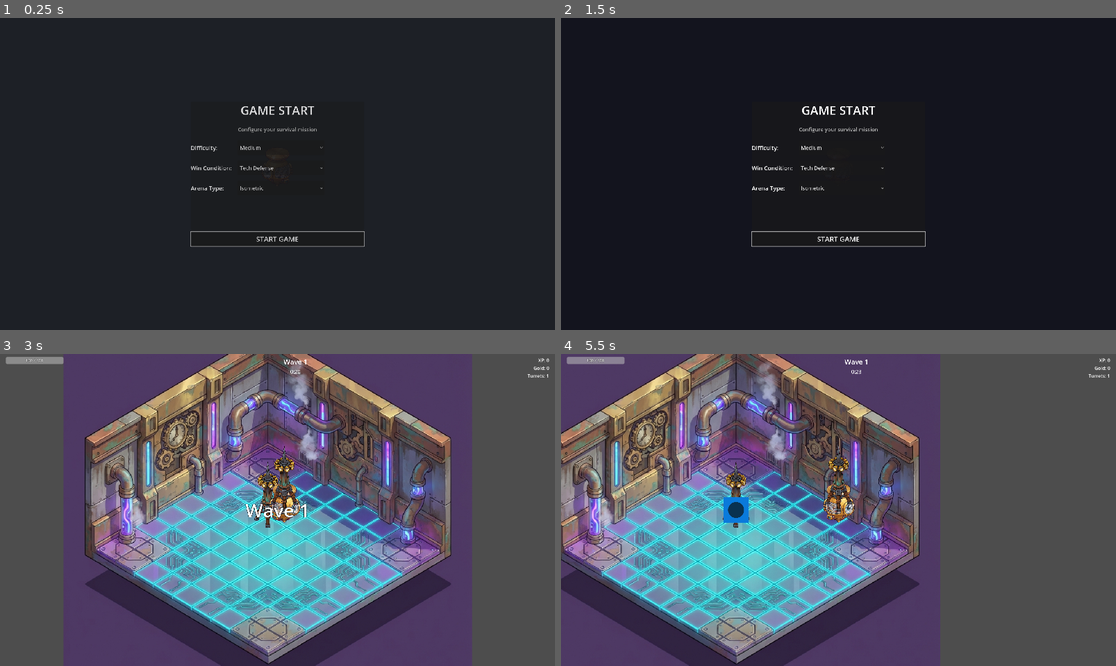
Above: before the commit, frames 1-4 (two rows, left to right).
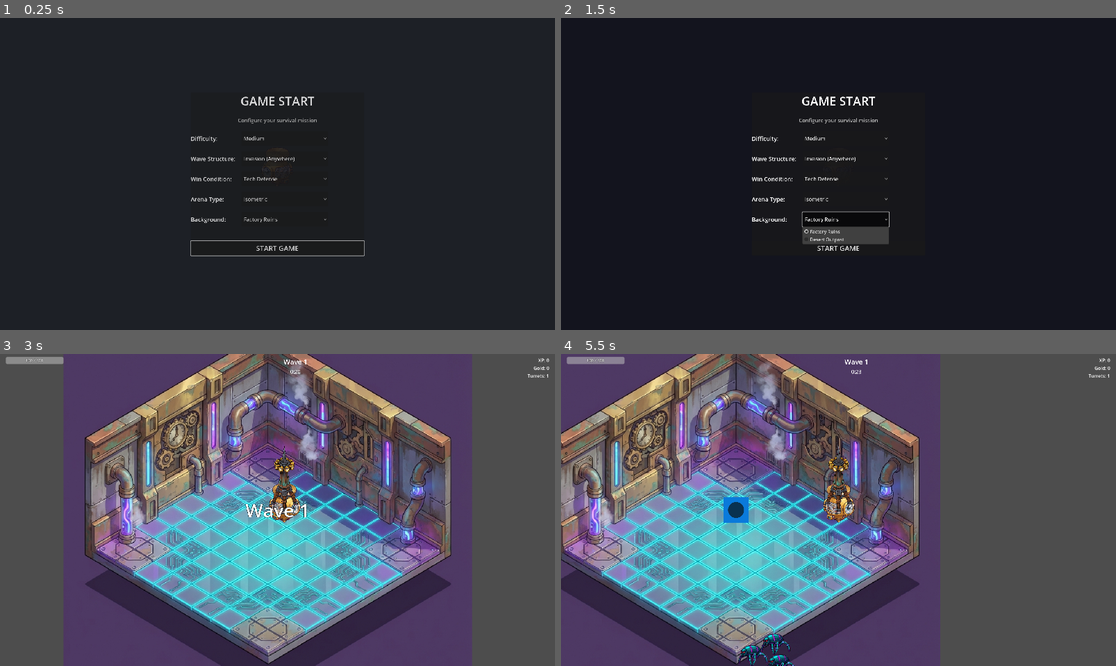
Above: after the commit, the same moments.

Repository: arebolledo2/turret-game
Game: Godot game, scene res://scenes/main.tscn
Two runs of this game, one before a commit and one after it. Both use one fixed random seed, a clock stepped at 60 frames per second and the inputs below.
Inputs (mouse positions are in pixels of both pictures, inside the frame that each line leads up to):
- Up to frame 1 (0.25 s): no input
- Up to frame 2 (1.5 s): click (844, 158) at 0.5 s, where only the run after the commit has a clickable "Invasion (Anywhere)"; click (844, 220) at 1.25 s, where only the run after the commit has a clickable "Factory Ruins"
- Up to frame 3 (3 s): click "START GAME" at 2 s; tap Enter at 2.75 s; move the mouse to (399, 494) at 2.77 s; hold D (move_right) from 2.78 s (still down); tap F (pickup_turret) at 2.85 s; click (399, 494) at 2.92 s
- Up to frame 4 (5.5 s): release D (move_right) at 3.5 s; drag from (727, 525) to (849, 510) at 3.52 s; move the mouse to (894, 441) at 4.27 s; hold D (move_right) 4.28-5 s; hold Shift 4.28-5 s; drag from (810, 572) to (849, 510) at 5.02 s

The runs differ from the first frame. In frame 1, 1.6% of the frame differs, in the area x 34-66%, y 25-77%; in frame 2, 2.2%, in the area x 34-66%, y 25-75%; in frame 3, 0.3%; in frame 4, 0.7%.

Commit message:
feat: Implement initial game management, HUD, and game flow including start settings and wave progression.

Diff:
--- a/scenes/ui/hud.tscn
+++ b/scenes/ui/hud.tscn
@@ -798,6 +798,16 @@
 layout_mode = 2
 theme_override_font_sizes/font_size = 18
 
+[node name="SpawnLabel" type="Label" parent="StartSettings/Panel/VBoxContainer/SettingsGrid"]
+layout_mode = 2
+theme_override_font_sizes/font_size = 20
+text = "Wave Structure:"
+
+[node name="SpawnDropdown" type="OptionButton" parent="StartSettings/Panel/VBoxContainer/SettingsGrid"]
+custom_minimum_size = Vector2(300, 50)
+layout_mode = 2
+theme_override_font_sizes/font_size = 18
+
 [node name="ModeLabel" type="Label" parent="StartSettings/Panel/VBoxContainer/SettingsGrid"]
 layout_mode = 2
 theme_override_font_sizes/font_size = 20
@@ -814,6 +824,16 @@
 text = "Arena Type:"
 
 [node name="ArenaDropdown" type="OptionButton" parent="StartSettings/Panel/VBoxContainer/SettingsGrid"]
+custom_minimum_size = Vector2(300, 50)
+layout_mode = 2
+theme_override_font_sizes/font_size = 18
+
+[node name="BGLabel" type="Label" parent="StartSettings/Panel/VBoxContainer/SettingsGrid"]
+layout_mode = 2
+theme_override_font_sizes/font_size = 20
+text = "Background:"
+
+[node name="BGDropdown" type="OptionButton" parent="StartSettings/Panel/VBoxContainer/SettingsGrid"]
 custom_minimum_size = Vector2(300, 50)
 layout_mode = 2
 theme_override_font_sizes/font_size = 18
--- a/scripts/arena_setup.gd
+++ b/scripts/arena_setup.gd
@@ -48,8 +48,9 @@
 	if not Events.isometric_debug_toggled.is_connected(_on_isometric_debug_toggled):
 		Events.isometric_debug_toggled.connect(_on_isometric_debug_toggled)
 		print("DEBUG: Arena connected to isometric_debug_toggled signal")
-	else:
-		print("DEBUG: Arena ALREADY connected to isometric_debug_toggled signal")
+
+	if not Events.arena_background_selected.is_connected(_on_arena_background_selected):
+		Events.arena_background_selected.connect(_on_arena_background_selected)
 
 	# Wait for game mode to be set before configuring arena
 	# If game is already started, setup now; otherwise wait for signal
@@ -76,6 +77,12 @@
 	pass
 
 
+func _on_arena_background_selected(index: int) -> void:
+	current_bg_index = index
+	if ArenaBoundsService.is_isometric():
+		_apply_current_background()
+
+
 func setup_arena() -> void:
 	# Ensure arena is behind all gameplay entities
 	z_index = -10
--- a/scripts/autoload/events.gd
+++ b/scripts/autoload/events.gd
@@ -73,7 +73,7 @@
 signal show_game_mode_select()
 signal game_mode_selected(game_mode: int)
 signal show_start_settings()
-signal start_settings_applied(difficulty: int, spawn_mode: int, win_mode: int, arena_mode: int)
+signal start_settings_applied(difficulty: int, spawn_mode: int, win_mode: int, arena_mode: int, bg_index: int)
 signal update_hud()
 
 # Player Progression Events
@@ -86,3 +86,4 @@
 signal tunnel_door_spawned(door: Node2D, position: Vector2)
 signal tunnel_door_progress_changed(current_hp: float, max_hp: float)
 signal tunnel_door_breached()
+signal arena_background_selected(index: int)
--- a/scripts/game_manager.gd
+++ b/scripts/game_manager.gd
@@ -65,7 +65,6 @@
 
 func _on_game_mode_selected(game_mode: int) -> void:
 	Globals.set_game_mode(game_mode as GameEnums.GameMode)
-	start_game()
 
 
 func show_start_settings() -> void:
@@ -73,14 +72,15 @@
 	Events.show_start_settings.emit()
 
 
-func _on_start_settings_applied(difficulty: int, spawn_mode: int, win_mode: int, arena_mode: int) -> void:
+func _on_start_settings_applied(difficulty: int, spawn_mode: int, win_mode: int, arena_mode: int, bg_index: int) -> void:
 	Globals.set_difficulty(difficulty as GameEnums.Difficulty)
 	GameModeService.set_mode(spawn_mode as GameEnums.GameMode)
 	GameModeService.set_mode(win_mode as GameEnums.GameMode)
 	GameModeService.set_mode(arena_mode as GameEnums.GameMode)
 
-	# Notify systems that depend on game mode (like ArenaSetup)
+	# Notify systems that depend on game mode
 	Events.game_mode_selected.emit(win_mode)
+	Events.arena_background_selected.emit(bg_index)
 
 	start_game()
 
@@ -90,6 +90,10 @@
 # =============================================================================
 
 func start_game() -> void:
+	# Guard against double-starting within the same process
+	if Globals.is_game_active:
+		return
+
 	# Store modes before reset
 	var spawn_mode = Globals.game_mode_service.active_modes.get("spawn_location")
 	var win_mode = Globals.game_mode_service.active_modes.get("win_condition")
--- a/scripts/hud.gd
+++ b/scripts/hud.gd
@@ -215,8 +215,10 @@
 		"container": start_settings_screen,
 		"panel": $StartSettings/Panel,
 		"difficulty_dropdown": $StartSettings/Panel/VBoxContainer/SettingsGrid/DifficultyDropdown,
+		"spawn_dropdown": $StartSettings/Panel/VBoxContainer/SettingsGrid/SpawnDropdown,
 		"mode_dropdown": $StartSettings/Panel/VBoxContainer/SettingsGrid/ModeDropdown,
 		"arena_dropdown": $StartSettings/Panel/VBoxContainer/SettingsGrid/ArenaDropdown,
+		"bg_dropdown": $StartSettings/Panel/VBoxContainer/SettingsGrid/BGDropdown,
 		"start_button": $StartSettings/Panel/VBoxContainer/StartButton,
 	}, self)
 
--- a/scripts/registries/game_mode_registry.gd
+++ b/scripts/registries/game_mode_registry.gd
@@ -8,13 +8,13 @@
 	GameEnums.GameMode.SENTINEL: {
 		"name": "Sentinel",
 		"description": "Enemies spawn near the arena edges.",
-		"group": "spawn_location",
-		"is_default": true
+		"group": "spawn_location"
 	},
 	GameEnums.GameMode.INVASION: {
 		"name": "Invasion",
 		"description": "Enemies can spawn anywhere in the arena.",
-		"group": "spawn_location"
+		"group": "spawn_location",
+		"is_default": true
 	},
 	# Win condition modes
 	GameEnums.GameMode.SURVIVAL: {
--- a/scripts/turret_manager.gd
+++ b/scripts/turret_manager.gd
@@ -43,7 +43,7 @@
 	Events.turret_spawned.emit(turret, spawn_pos)
 
 func find_valid_spawn_position(player: Node2D, max_attempts: int = 50) -> Vector2:
-	var margin := 50.0  # Keep away from edges
+	var margin := 50.0 # Keep away from edges
 
 	for i in max_attempts:
 		# Random position within arena (handles both rectangular and isometric modes)
@@ -52,7 +52,7 @@
 		if is_position_valid(pos, player):
 			return pos
 
-	return Vector2.INF  # Failed to find valid position
+	return Vector2.INF # Failed to find valid position
 
 func is_position_valid(pos: Vector2, player: Node2D) -> bool:
 	# Check distance from player
@@ -123,6 +123,15 @@
 		push_error("Turret scene not loaded!")
 		return
 
+	# Prevent double spawning
+	if not turrets.is_empty():
+		for t in turrets:
+			if is_instance_valid(t):
+				t.queue_free()
+		turrets.clear()
+		Globals.turret_counts.clear()
+		Globals.turrets_spawned = 0
+
 	# Spawn at arena center (0, 0)
 	var spawn_pos := Vector2.ZERO
 
@@ -165,7 +174,7 @@
 
 	# First turret of the game spawns next to player
 	if Globals.turrets_spawned == 0 and player:
-		spawn_pos = player.global_position + Vector2(80, 0)  # 80 pixels to the right
+		spawn_pos = player.global_position + Vector2(80, 0) # 80 pixels to the right
 	else:
 		spawn_pos = find_valid_spawn_position(player)
 
@@ -204,7 +213,7 @@
 		if not is_instance_valid(turret):
 			continue
 		var distance := position.distance_to(turret.global_position)
-		if distance <= radius and distance > 0.1:  # Exclude self (small epsilon for floating point)
+		if distance <= radius and distance > 0.1: # Exclude self (small epsilon for floating point)
 			nearby.append(turret)
 	return nearby
 
--- a/scripts/ui/start_settings.gd
+++ b/scripts/ui/start_settings.gd
@@ -4,8 +4,10 @@
 ## Handles consolidated start settings screen
 
 var difficulty_dropdown: OptionButton
+var spawn_dropdown: OptionButton
 var mode_dropdown: OptionButton
 var arena_dropdown: OptionButton
+var bg_dropdown: OptionButton
 var start_button: Button
 
 # Base values at 1080p
@@ -16,8 +18,10 @@
 
 func setup(nodes: Dictionary, owner: Node) -> void:
 	difficulty_dropdown = nodes.get("difficulty_dropdown")
+	spawn_dropdown = nodes.get("spawn_dropdown")
 	mode_dropdown = nodes.get("mode_dropdown")
 	arena_dropdown = nodes.get("arena_dropdown")
+	bg_dropdown = nodes.get("bg_dropdown")
 	start_button = nodes.get("start_button")
 
 	_setup_options()
@@ -43,6 +47,14 @@
 		# Default to Medium
 		difficulty_dropdown.select(1)
 
+	# Spawn Mode (Wave Structure) Options
+	if spawn_dropdown:
+		spawn_dropdown.clear()
+		spawn_dropdown.add_item("Sentinel (Edges)", GameEnums.GameMode.SENTINEL)
+		spawn_dropdown.add_item("Invasion (Anywhere)", GameEnums.GameMode.INVASION)
+		# Default to Invasion
+		spawn_dropdown.select(1)
+
 	# Game Mode (Win Condition) Options
 	if mode_dropdown:
 		mode_dropdown.clear()
@@ -53,18 +65,29 @@
 		# Default to Defense (Tech Defense is index 1)
 		mode_dropdown.select(1)
 
-	# Arena Options
+	# Arena Type Options
 	if arena_dropdown:
 		arena_dropdown.clear()
 		arena_dropdown.add_item("Classic", GameEnums.GameMode.ARENA_RECTANGULAR)
 		arena_dropdown.add_item("Isometric", GameEnums.GameMode.ARENA_ISOMETRIC)
 		# Default to Isometric
 		arena_dropdown.select(1)
+		arena_dropdown.item_selected.connect(_on_arena_type_selected)
+
+	# Background Options
+	if bg_dropdown:
+		bg_dropdown.clear()
+		bg_dropdown.add_item("Factory Ruins", 0)
+		bg_dropdown.add_item("Desert Outpost", 1)
+		# Default to first
+		bg_dropdown.select(0)
+		# Initially visible only if isometric is selected (which is default)
+		bg_dropdown.disabled = false
 
 
 func _scale_fonts(scale: float) -> void:
 	# Scale elements if needed
-	for element in [difficulty_dropdown, mode_dropdown, arena_dropdown, start_button]:
+	for element in [difficulty_dropdown, spawn_dropdown, mode_dropdown, arena_dropdown, bg_dropdown, start_button]:
 		if element:
 			element.custom_minimum_size.y = UIScaler.scale(BASE_ELEMENT_HEIGHT)
 
@@ -90,10 +113,16 @@
 
 func _on_start_pressed() -> void:
 	var difficulty = difficulty_dropdown.get_selected_id()
+	var spawn_mode = spawn_dropdown.get_selected_id()
 	var win_mode = mode_dropdown.get_selected_id()
 	var arena_mode = arena_dropdown.get_selected_id()
-	# Spawn location is currently simplified to SENTINEL by default in this flow
-	var spawn_mode = GameEnums.GameMode.SENTINEL
+	var bg_index = bg_dropdown.get_selected_id()
 
-	Events.start_settings_applied.emit(difficulty, spawn_mode, win_mode, arena_mode)
+	Events.start_settings_applied.emit(difficulty, spawn_mode, win_mode, arena_mode, bg_index)
 	hide_screen()
+
+
+func _on_arena_type_selected(index: int) -> void:
+	var arena_mode = arena_dropdown.get_item_id(index)
+	if bg_dropdown:
+		bg_dropdown.disabled = (arena_mode != GameEnums.GameMode.ARENA_ISOMETRIC)
